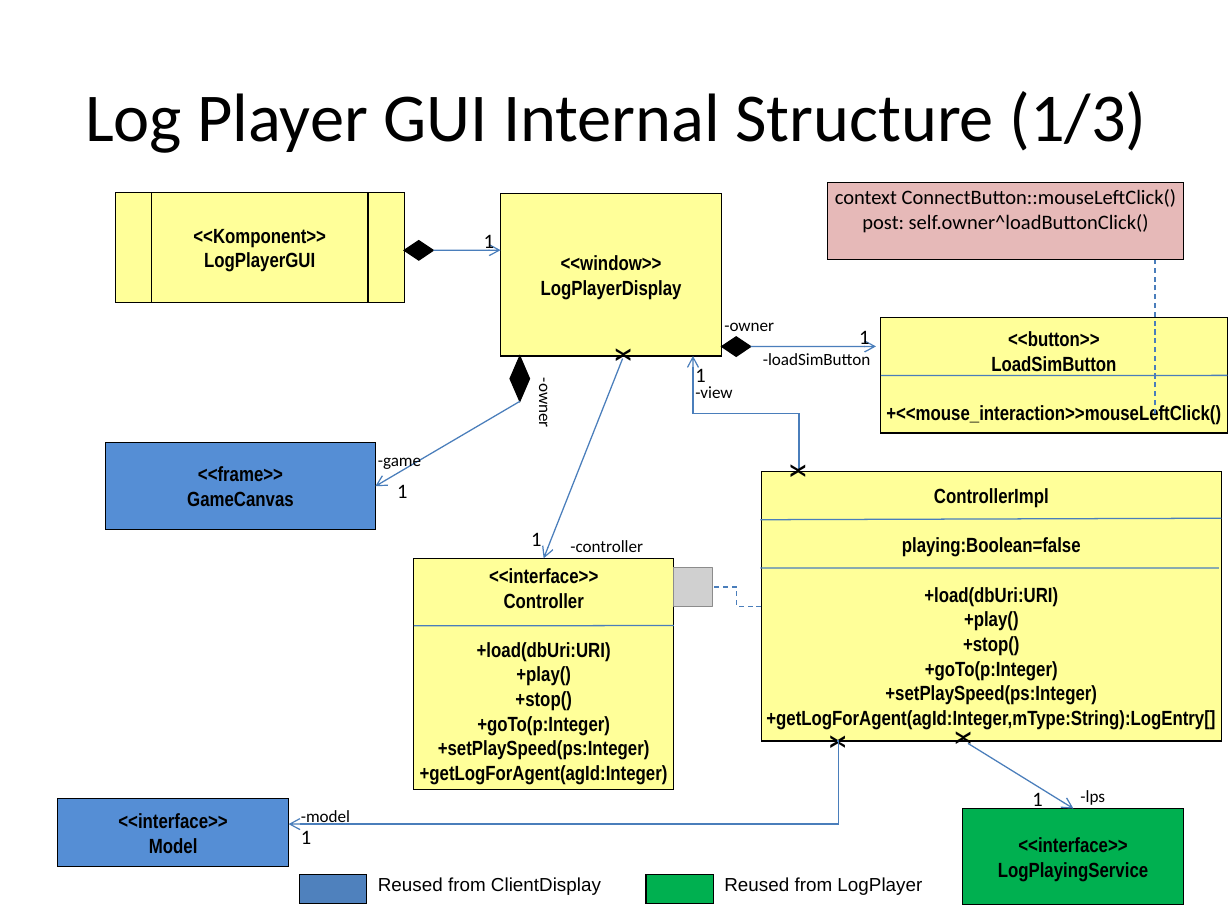
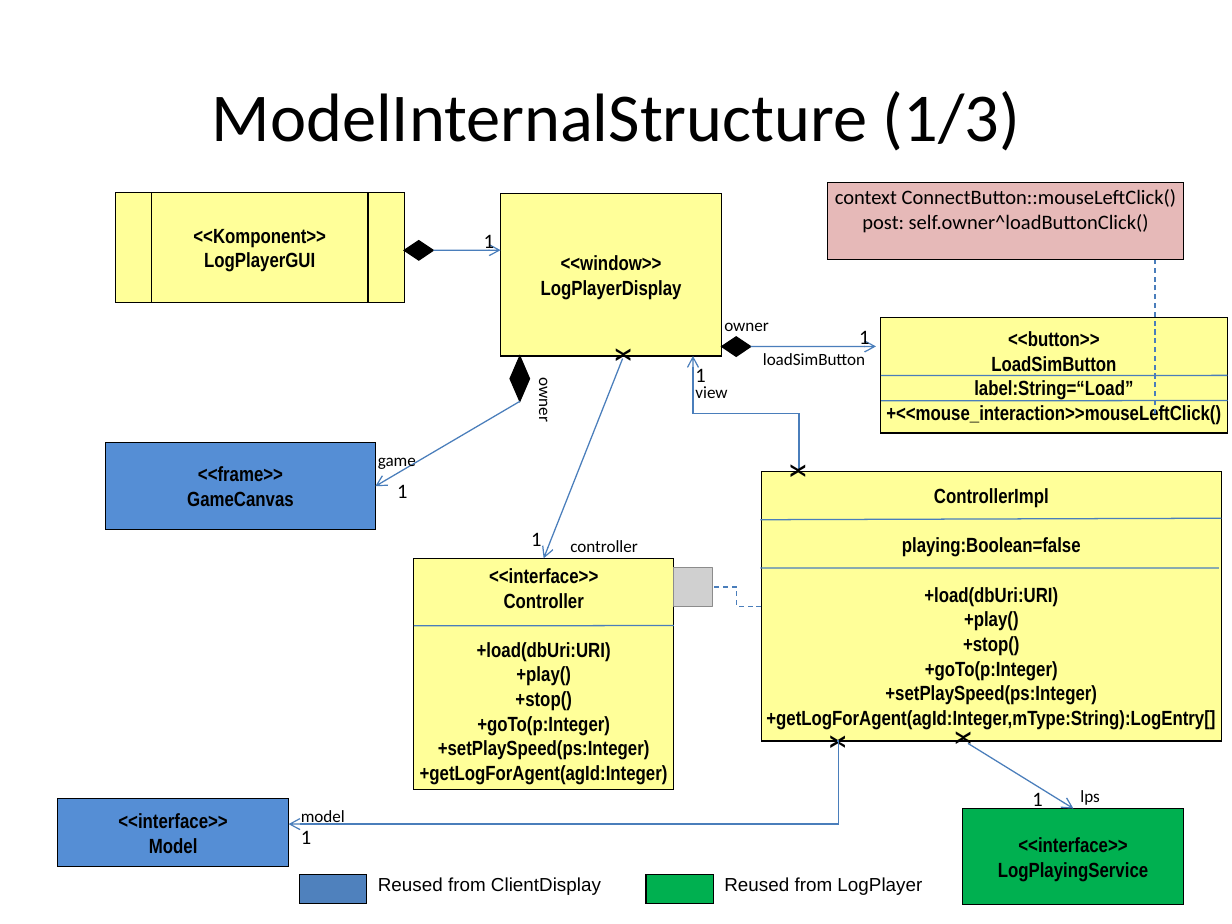
Before and after one commit to krishprince/rollerslam, a slide deck: slide 18 of docs/GUI/GUIModels.ppt. Drawn at 1232x924 pixels with LibreOffice and Linux fonts; fonts in the diff are those of the drawing; grey boxes stand for pictures. Boxes give left, top, right and bottom in pixels: in the first picture for what was removed or moved away, otherwise in the second. Text is boxed around its words. In the diff, an @@ line names an element or a change of style, - is before the commit and + after.

```diff
--- a/docs/GUI/GUIModels.ppt
+++ b/docs/GUI/GUIModels.ppt
@@ title at [212,91,1020,151]: text changed @@
-Log Player GUI Internal Structure (1/3)
+ModelInternalStructure (1/3)
@@ text at [724,322,768,331]: text changed @@
--owner
+owner
@@ text at [763,351,865,365]: text changed @@
--loadSimButton
+loadSimButton
@@ text at [535,382,556,421]: text changed @@
--owner
+owner
@@ text at [695,386,727,398]: text changed @@
--view
+view
@@ text in rectangle at [974,380,1133,400]: paragraph added @@
+label:String=“Load”
@@ line added from (881, 400) to (1228, 400), #4A7EBB 0.74 pt @@
@@ text at [378,457,416,471]: text changed @@
--game
+game
@@ text at [570,540,637,552]: text changed @@
--controller
+controller
@@ text at [1080,790,1099,805]: text changed @@
--lps
+lps
@@ text at [301,810,345,825]: text changed @@
--model
+model
```
Also in this commit, not shown: 18 other slides changed, 22 slides added.
